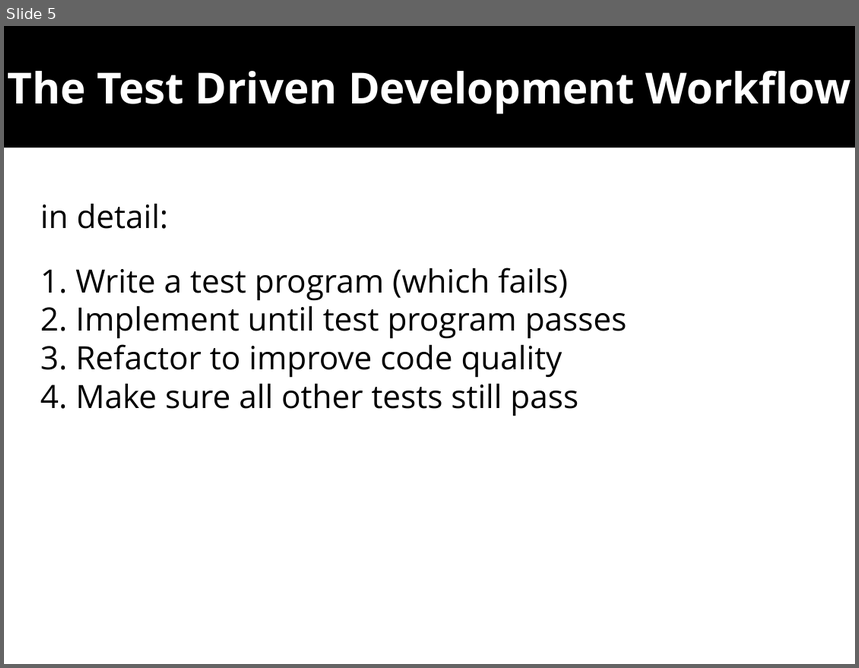
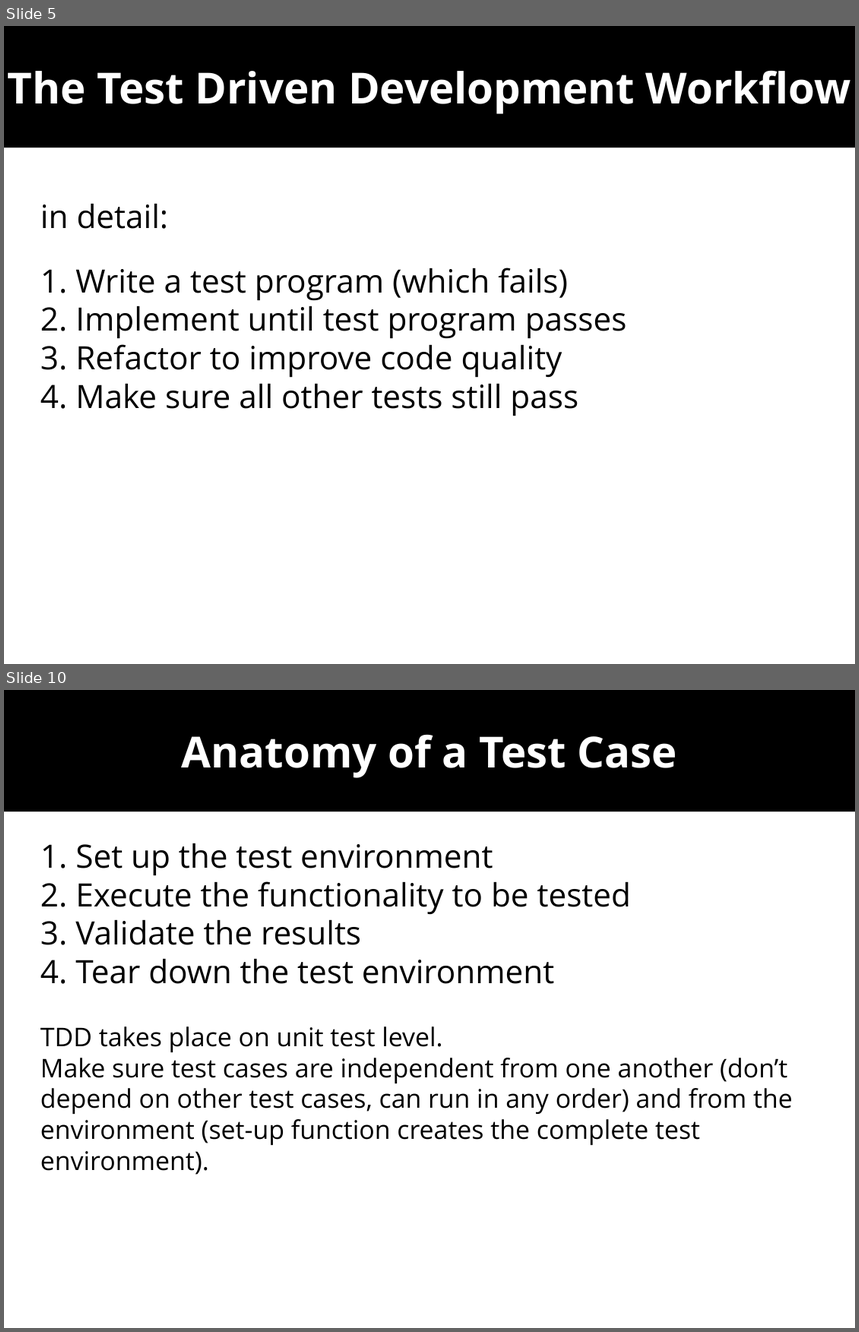
Before and after one commit to wolframroesler/Talks, a slide deck: tdd.odp. Shown one above the other, each under a label of ours: slide 5 before the commit, slides 5 and 10 after it; the slides between them are not shown. The pictures are 859x668 and 859x1332 pixels, drawn with LibreOffice and Linux fonts; fonts in the diff are those of the drawing. Boxes give left, top, right and bottom in pixels: in the first picture for what was removed or moved away, otherwise in the second. Text is boxed around its words. In the diff, an @@ line names an element or a change of style, - is before the commit and + after.

```diff
--- a/tdd.odp
+++ b/tdd.odp
@@ slide 10 added at <box>4,690,855,1328</box>, background #FFFFFF @@
@@ subtitle added at <box>4,690,855,812</box>, fill #000000, 40 pt, text #FFFFFF, bold @@
+Anatomy of a Test Case
@@ text added at <box>40,844,793,1175</box>, 24 pt, text #000000 @@
+1. Set up the test environment
+2. Execute the functionality to be tested
+3. Validate the results
+4. Tear down the test environment
+TDD takes place on unit test level.
+Make sure test cases are independent from one another (don’t depend on other test cases, can run in any order) and from the environment (set-up function creates the complete test environment).
```
Also in this commit, not shown: 4 slides changed, 8 other slides added.
